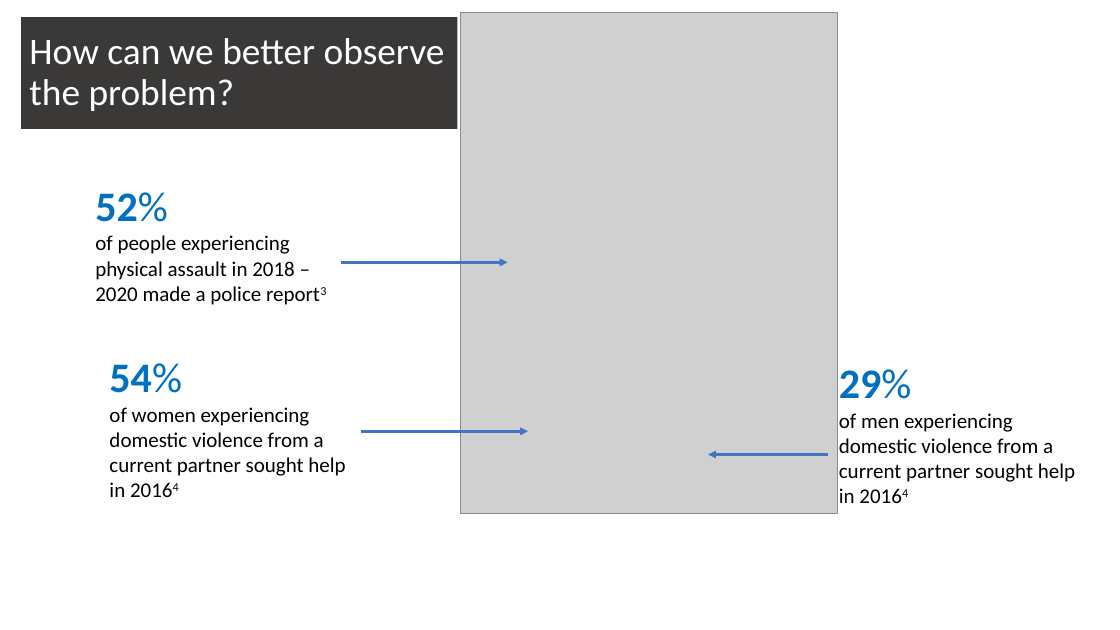
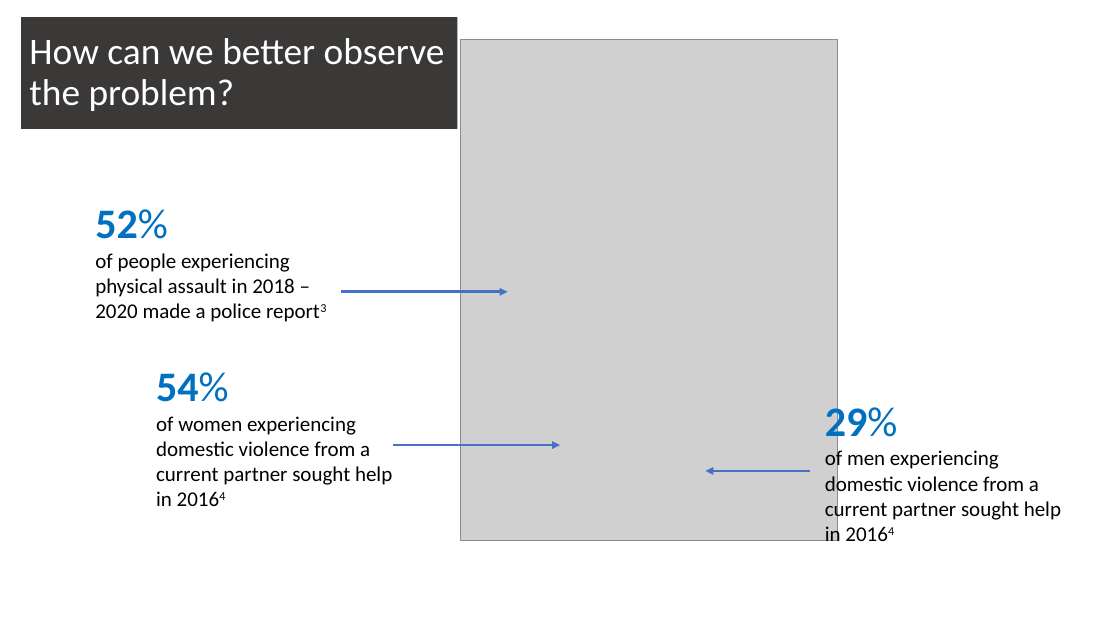
Before and after one commit to FernB/WACrimeRatesCovid19, a slide deck: slide 7 of Presentation1.pptx (slide 8 before the commit). Drawn at 1120x630 pixels with LibreOffice and Linux fonts; fonts in the diff are those of the drawing; grey boxes stand for pictures. Boxes give left, top, right and bottom in pixels: in the first picture for what was removed or moved away, otherwise in the second. Text is boxed around its words. In the diff, an @@ line names an element or a change of style, - is before the commit and + after.

```diff
--- a/Presentation1.pptx
+++ b/Presentation1.pptx
@@ picture: place and size @@
-picture at (460,13,838,514)
+picture at (460,39,838,541)
@@ text "52%": place and size @@
-text "52%" at (95,192,295,305)
+text "52%" at (95,209,295,322)
@@ arrow moved from (341, 262) - (507, 262) to (341, 292) - (507, 292) @@
@@ text "54%": place and size @@
-text "54%" at (109,363,345,497)
+text "54%" at (156,372,392,506)
@@ text "29%" rewrapped from (839,369,1075,503) to (825,402,1061,548) @@
@@ arrow moved from (361, 431) - (528, 431) to (393, 445) - (560, 445) @@
@@ arrow moved from (708, 455) - (828, 455) to (706, 471) - (810, 471) @@
```
Also in this commit, not shown: 2 other slides changed.
